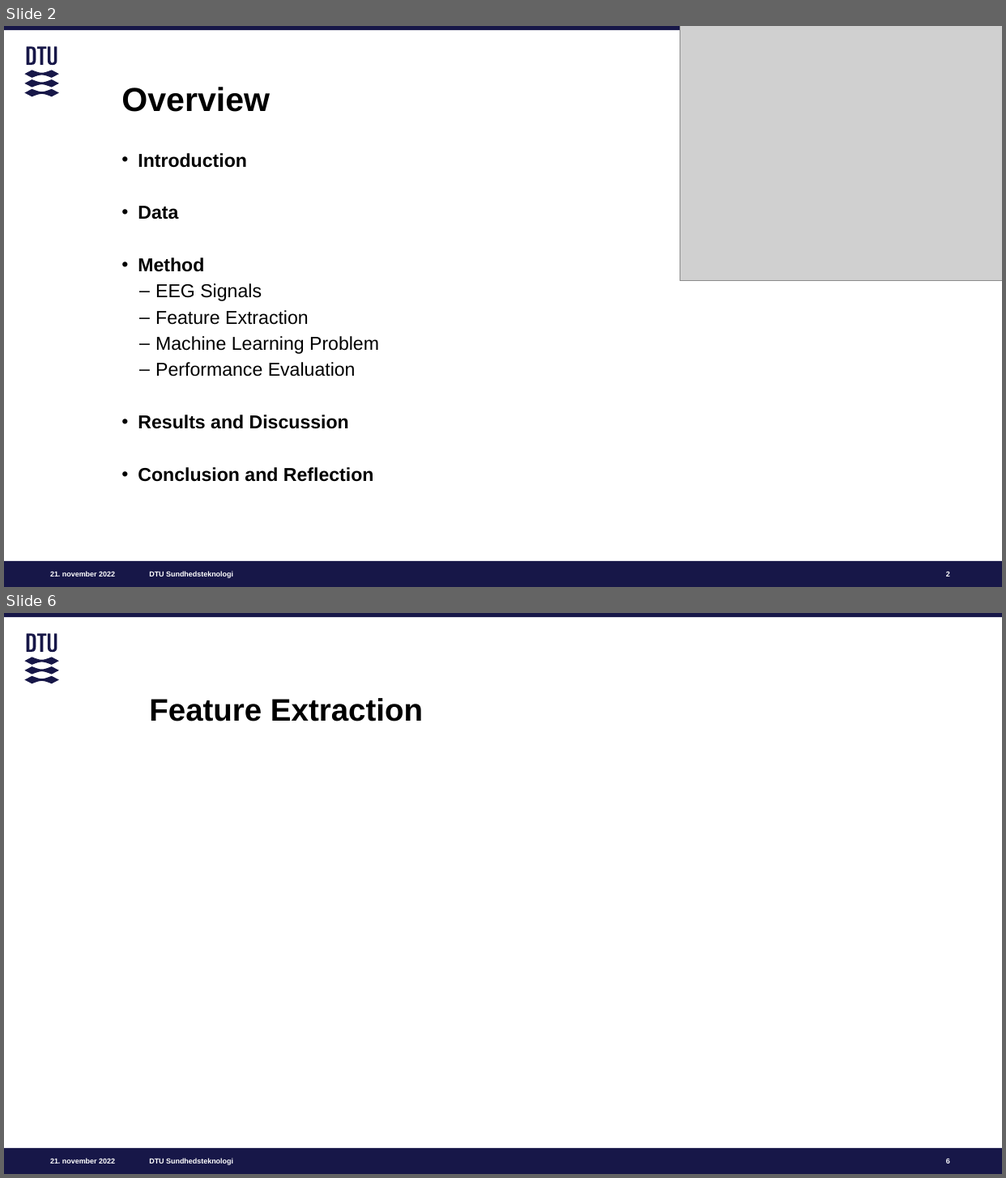
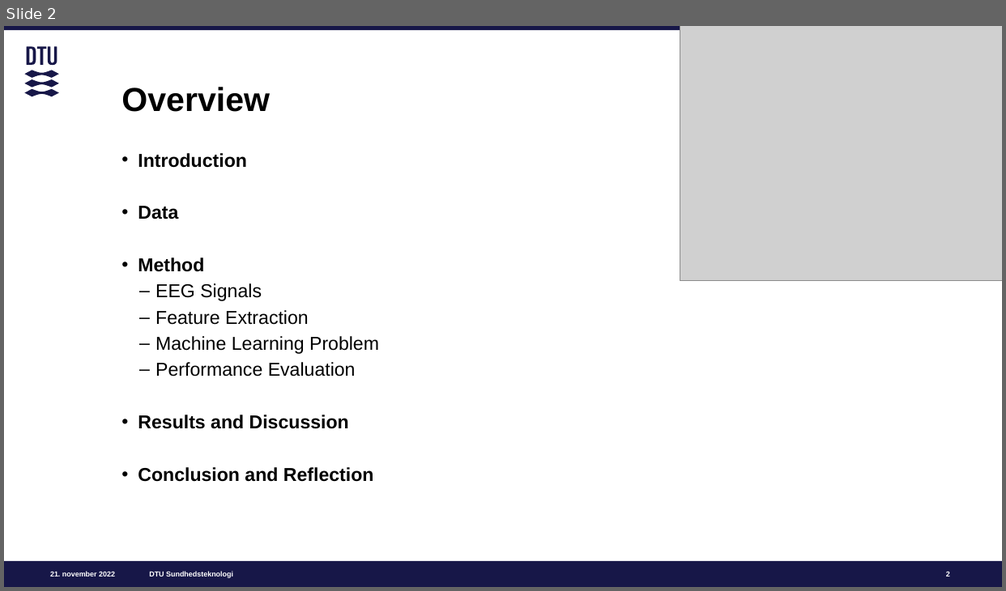
Before and after one commit to m-nguyen98/bsc_project, a slide deck: papers/BSc_Presentation.pptx. Shown one above the other, each under a label of ours: slides 2 and 6 before the commit, slide 2 after it; the slides between them are not shown. The pictures are 1006x1178 and 1006x591 pixels, drawn with LibreOffice and Linux fonts; fonts in the diff are those of the drawing; grey boxes stand for pictures. Boxes give left, top, right and bottom in pixels: in the first picture for what was removed or moved away, otherwise in the second. Text is boxed around its words. In the diff, an @@ line names an element or a change of style, - is before the commit and + after.

```diff
--- a/papers/BSc_Presentation.pptx
+++ b/papers/BSc_Presentation.pptx
@@ slide 6 removed at <box>4,613,1002,1174</box>, background #FFFFFF; not listed: 5 template elements that a slide beside it also shows @@
@@ title removed at <box>149,698,423,722</box> @@
-Feature Extraction
@@ page number removed at <box>946,1158,950,1165</box> @@
-6
```
Also in this commit, not shown: 4 slides changed, 11 slides added, 3 other slides removed.
